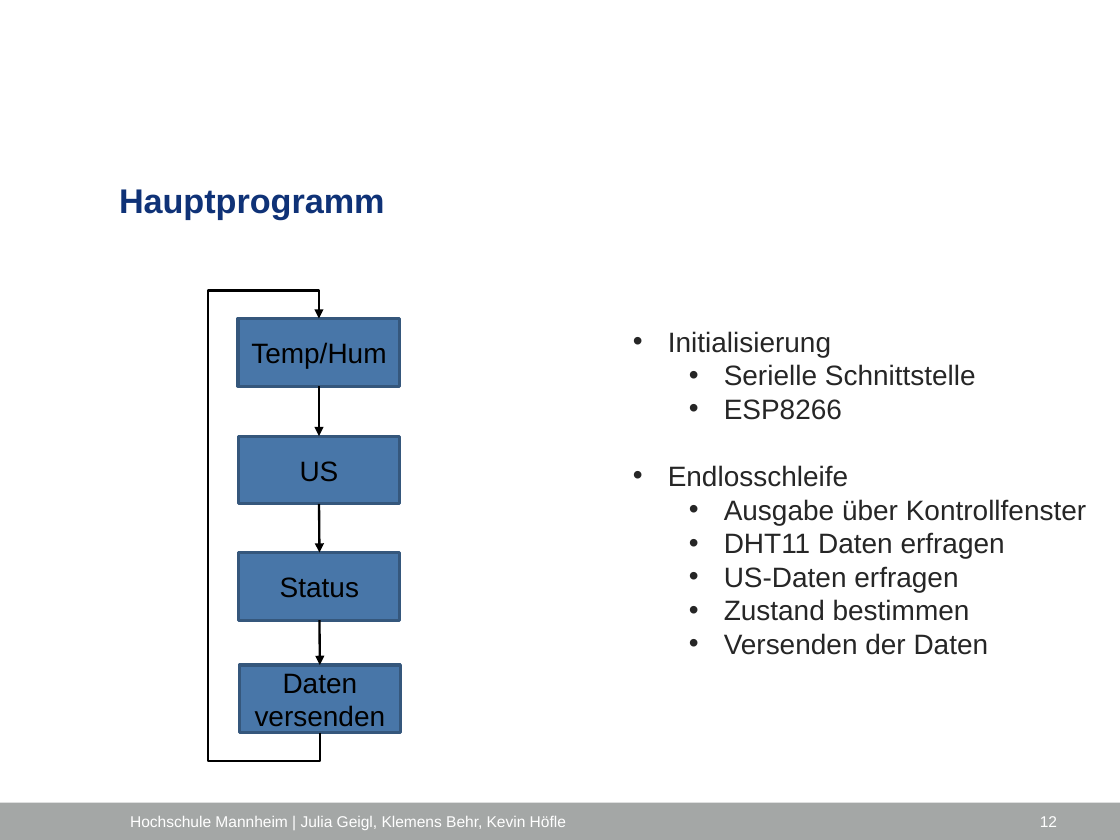
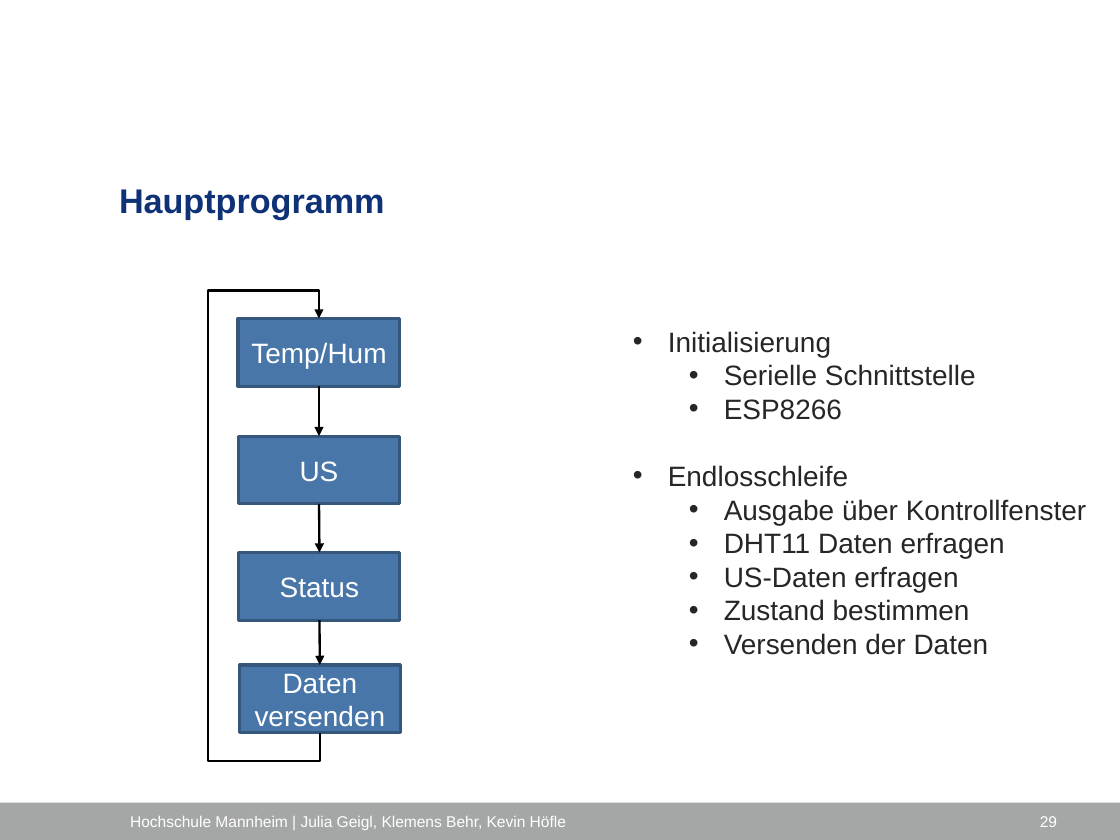
Before and after one commit to ProjektlaborEmbeddedSecurity/Presentation, a slide deck: slide 29 of PES_FH_VERS.pptx (slide 12 before the commit). Drawn at 1120x840 pixels with LibreOffice and Linux fonts; fonts in the diff are those of the drawing; background and template pictures are left out. Boxes give left, top, right and bottom in pixels: in the first picture for what was removed or moved away, otherwise in the second. Text is boxed around its words. In the diff, an @@ line names an element or a change of style, - is before the commit and + after.

```diff
--- a/PES_FH_VERS.pptx
+++ b/PES_FH_VERS.pptx
@@ text colour #000000 to #FFFFFF in 4 elements at (x1=239, y1=318, x2=401, y2=385), (x1=239, y1=436, x2=400, y2=503), (x1=239, y1=552, x2=400, y2=619), (x1=240, y1=665, x2=401, y2=732) @@
@@ page number at (x1=1040, y1=816, x2=1057, y2=827): text changed @@
-12
+29
```
Also in this commit, not shown: 15 other slides changed, 1 slide added.
